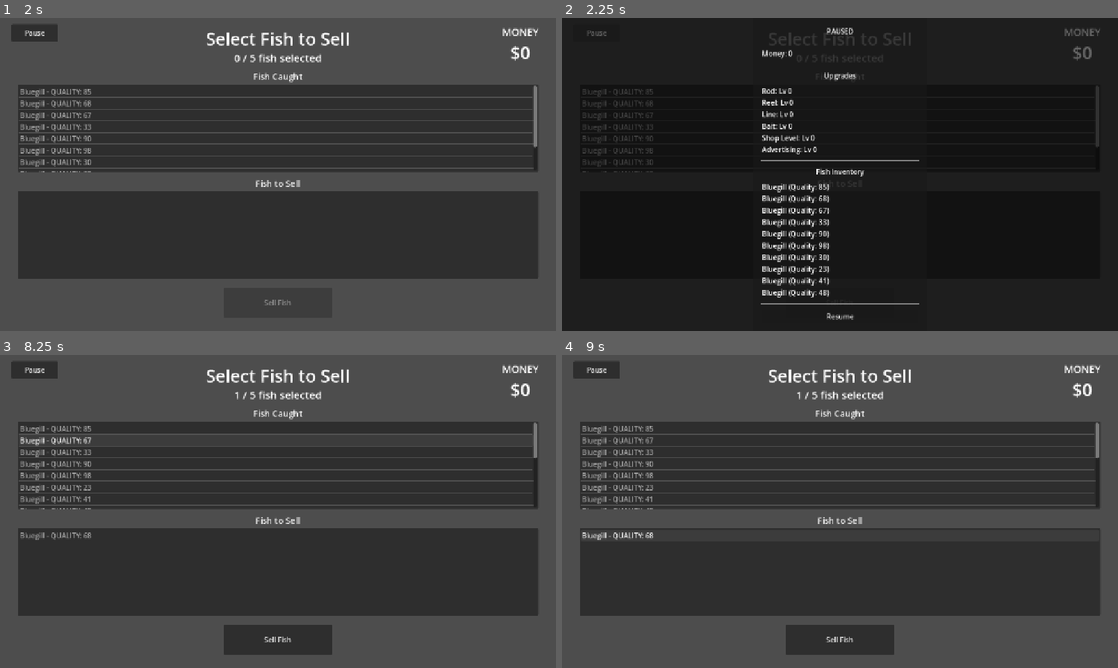
Above: before the commit, frames 1-4 (two rows, left to right).
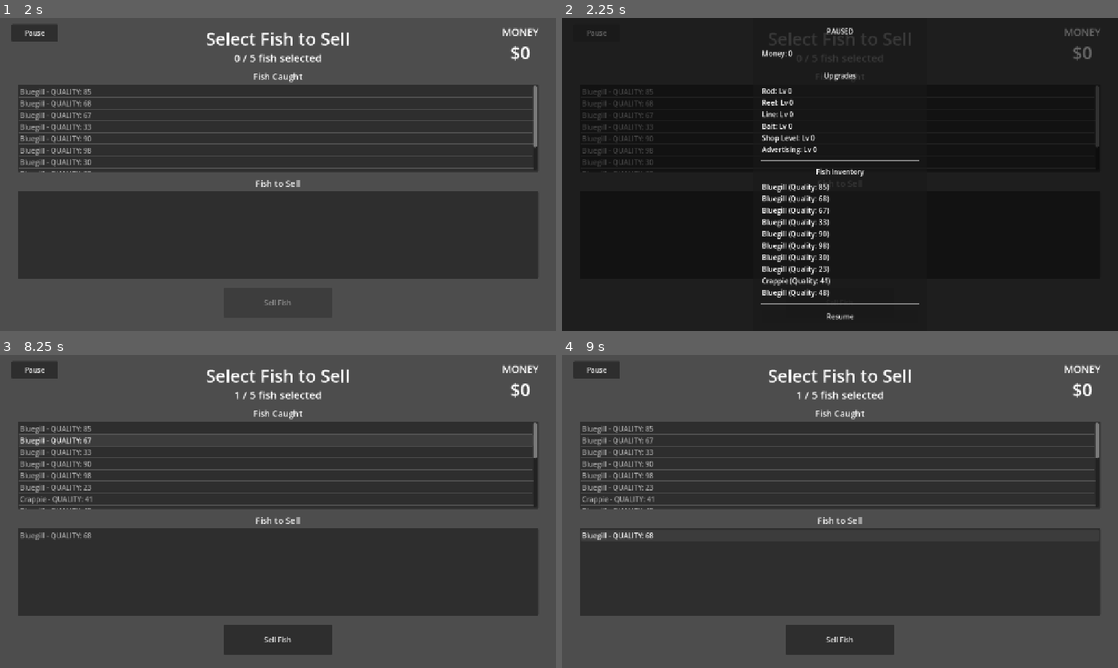
Above: after the commit, the same moments.

Repository: V-Mirea/comfy-summer-fishing-game
Game: Godot game, scene res://assets/game/game.tscn
The game is run twice, just before and just after one commit, with the same random seed, the same clock (stepped at 60 frames per second) and the same inputs. The engine's default icon, where the game draws it, is replaced by a stand-in: a white triangle on a blue panel in a dark square.
Inputs (mouse positions are in pixels of both pictures, inside the frame that each line leads up to):
- Up to frame 1 (2 s): click "play" at 0.5 s; click "NEXT SCREEN" at 1.25 s
- Up to frame 2 (2.25 s): click "Pause" at 2 s
- Up to frame 3 (8.25 s): click "Resume" at 2.75 s; tap Enter at 3.5, 8 s; move the mouse to (400, 495) at 3.52 s; hold Right (ui_right) 3.53-4.25 s; click (400, 495) at 3.6 s; tap E (ui_select) at 3.77 s; click "Sell Fish" at 4.25 s; click "buy" at 5 s; click "fish" at 5.75 s; click "NEXT SCREEN" at 6.5 s; tap Space at 7.25 s; drag from (166, 527) to (250, 574) at 7.27 s; move the mouse to (333, 442) at 8.02 s; hold Right (ui_right) from 8.03 s (still down); click (333, 442) at 8.1 s
- Up to frame 4 (9 s): release Right (ui_right) at 8.75 s; tap Space at 8.75 s; drag from (812, 574) to (673, 464) at 8.77 s

Frame 1 is identical in both runs. In frame 2, 0.2% of the frame differs, in the area x 36-49%, y 82-86%; in frame 3, 0.2%; in frame 4, 0.2%.

Commit message:
added crappie species + rolling mechanic for random fish. also reworked the bubble spawning system

Diff:
--- a/assets/game/fishing_scene/bubble_manager/bubble_manager.gd
+++ b/assets/game/fishing_scene/bubble_manager/bubble_manager.gd
@@ -50,7 +50,7 @@
 		 #remove the await if we want to have an overall time schedule, but awaiting lets us define specific delays in between bubbles
 		 # therefore, if a player clisk a bubble early, te next one still shows up at a good defined delay
 		 # TODO: playtest required to see which one feels better
-		await _schedule_bubble(entry, offset)
+		_schedule_bubble(entry, offset)
 
 func _calculate_spawn_offset(steps: Array) -> Vector2:
 	if spawn_area == null:
--- a/assets/game/fishing_scene/fishing_manager.gd
+++ b/assets/game/fishing_scene/fishing_manager.gd
@@ -37,7 +37,7 @@
 	for i in 10:
 		var fish: Fish = Fish.new()
 		fish.quality = randi() % 100
-		fish.species = FishDatabase.get_random()
+		fish.species = FishDatabase.get_random(PlayerManager.get_upgrade_level(Upgrade.UpgradeType.ROD))
 		PlayerManager.add_fish(fish)
 	###
 
@@ -67,7 +67,8 @@
 	if randf() >= PlayerManager.get_fishing_roll_chance():
 		return  # no fish this roll
 
-	var species: FishSpecies = FishDatabase.get_random() #TODO calc this in player manager too
+	var rod_level: int = PlayerManager.get_upgrade_level(Upgrade.UpgradeType.ROD)
+	var species: FishSpecies = FishDatabase.get_random(rod_level)
 	if species == null:
 		push_error("No fish species available, shouldn't be possible")
 		return
--- a/assets/game/shared/fish/species/bluegill.tres
+++ b/assets/game/shared/fish/species/bluegill.tres
@@ -4,26 +4,50 @@
 [ext_resource type="Script" uid="uid://cn0vq1ud73bn5" path="res://assets/game/shared/fish/bubble_step.gd" id="1_vwouw"]
 [ext_resource type="Texture2D" uid="uid://cnsiewo17a4h8" path="res://assets/game/shared/fish/species/bluegill_sheet.png" id="3_sheet"]
 
-[sub_resource type="Resource" id="Resource_bbkmv"]
+[sub_resource type="Resource" id="Resource_jq5wp"]
 script = ExtResource("1_vwouw")
 metadata/_custom_type_script = "uid://cn0vq1ud73bn5"
 
-[sub_resource type="Resource" id="Resource_ur8m7"]
+[sub_resource type="Resource" id="Resource_k2kx8"]
 script = ExtResource("1_vwouw")
-position = Vector2(100, 0)
-delay = 1.0
+position = Vector2(50, 100)
+delay = 0.5
 metadata/_custom_type_script = "uid://cn0vq1ud73bn5"
 
-[sub_resource type="Resource" id="Resource_5gfxi"]
+[sub_resource type="Resource" id="Resource_jmhpe"]
 script = ExtResource("1_vwouw")
-position = Vector2(200, 0)
-delay = 1.0
+position = Vector2(100, -100)
+delay = 2.0
 metadata/_custom_type_script = "uid://cn0vq1ud73bn5"
 
-[sub_resource type="Resource" id="Resource_xx5dn"]
+[sub_resource type="Resource" id="Resource_kcmsm"]
 script = ExtResource("1_vwouw")
-position = Vector2(300, 0)
-delay = 1.0
+position = Vector2(150, 100)
+delay = 2.5
+metadata/_custom_type_script = "uid://cn0vq1ud73bn5"
+
+[sub_resource type="Resource" id="Resource_yr2f2"]
+script = ExtResource("1_vwouw")
+position = Vector2(200, -100)
+delay = 4.0
+metadata/_custom_type_script = "uid://cn0vq1ud73bn5"
+
+[sub_resource type="Resource" id="Resource_vqqeq"]
+script = ExtResource("1_vwouw")
+position = Vector2(250, 100)
+delay = 4.5
+metadata/_custom_type_script = "uid://cn0vq1ud73bn5"
+
+[sub_resource type="Resource" id="Resource_0thrx"]
+script = ExtResource("1_vwouw")
+position = Vector2(300, -100)
+delay = 6.0
+metadata/_custom_type_script = "uid://cn0vq1ud73bn5"
+
+[sub_resource type="Resource" id="Resource_he3mg"]
+script = ExtResource("1_vwouw")
+position = Vector2(350, 100)
+delay = 6.5
 metadata/_custom_type_script = "uid://cn0vq1ud73bn5"
 
 [resource]
@@ -32,5 +56,6 @@
 description = "Small but mighty, always biting when nothing else will."
 base_price = 50
 sprite_sheet = ExtResource("3_sheet")
-bubble_lifetime = 0.5
-pattern = Array[ExtResource("1_vwouw")]([SubResource("Resource_bbkmv"), SubResource("Resource_ur8m7"), SubResource("Resource_5gfxi"), SubResource("Resource_xx5dn")])
+bubble_lifetime = 2.0
+pattern = Array[ExtResource("1_vwouw")]([SubResource("Resource_jq5wp"), SubResource("Resource_k2kx8"), SubResource("Resource_jmhpe"), SubResource("Resource_kcmsm"), SubResource("Resource_yr2f2"), SubResource("Resource_vqqeq"), SubResource("Resource_0thrx"), SubResource("Resource_he3mg")])
+catch_weight = 7
--- /dev/null
+++ b/assets/game/shared/fish/species/crappie.tres
@@ -0,0 +1,60 @@
+[gd_resource type="Resource" script_class="FishSpecies" format=3 uid="uid://dvj1i78atnlne"]
+
+[ext_resource type="Script" uid="uid://cn0vq1ud73bn5" path="res://assets/game/shared/fish/bubble_step.gd" id="1_ldgvn"]
+[ext_resource type="Script" uid="uid://b3q7jrdgu3akv" path="res://assets/game/shared/fish/species/fish_species.gd" id="2_81gbo"]
+[ext_resource type="Texture2D" uid="uid://cnsiewo17a4h8" path="res://assets/game/shared/fish/species/bluegill_sheet.png" id="3_lsq4e"]
+
+[sub_resource type="Resource" id="Resource_ldgvn"]
+script = ExtResource("1_ldgvn")
+metadata/_custom_type_script = "uid://cn0vq1ud73bn5"
+
+[sub_resource type="Resource" id="Resource_81gbo"]
+script = ExtResource("1_ldgvn")
+position = Vector2(60, 10)
+delay = 0.5
+metadata/_custom_type_script = "uid://cn0vq1ud73bn5"
+
+[sub_resource type="Resource" id="Resource_lsq4e"]
+script = ExtResource("1_ldgvn")
+position = Vector2(120, 20)
+delay = 1.0
+metadata/_custom_type_script = "uid://cn0vq1ud73bn5"
+
+[sub_resource type="Resource" id="Resource_gfevr"]
+script = ExtResource("1_ldgvn")
+position = Vector2(180, 30)
+delay = 1.5
+metadata/_custom_type_script = "uid://cn0vq1ud73bn5"
+
+[sub_resource type="Resource" id="Resource_1ho5u"]
+script = ExtResource("1_ldgvn")
+position = Vector2(300, 100)
+delay = 3.0
+metadata/_custom_type_script = "uid://cn0vq1ud73bn5"
+
+[sub_resource type="Resource" id="Resource_wde6l"]
+script = ExtResource("1_ldgvn")
+position = Vector2(400, 200)
+delay = 3.5
+metadata/_custom_type_script = "uid://cn0vq1ud73bn5"
+
+[sub_resource type="Resource" id="Resource_6f35w"]
+script = ExtResource("1_ldgvn")
+position = Vector2(480, 250)
+delay = 5.0
+metadata/_custom_type_script = "uid://cn0vq1ud73bn5"
+
+[sub_resource type="Resource" id="Resource_px8iq"]
+script = ExtResource("1_ldgvn")
+position = Vector2(560, 300)
+delay = 5.5
+metadata/_custom_type_script = "uid://cn0vq1ud73bn5"
+
+[resource]
+script = ExtResource("2_81gbo")
+display_name = "Crappie"
+base_price = 75
+sprite_sheet = ExtResource("3_lsq4e")
+bubble_lifetime = 2.0
+pattern = Array[ExtResource("1_ldgvn")]([SubResource("Resource_ldgvn"), SubResource("Resource_81gbo"), SubResource("Resource_lsq4e"), SubResource("Resource_gfevr"), SubResource("Resource_1ho5u"), SubResource("Resource_wde6l"), SubResource("Resource_6f35w"), SubResource("Resource_px8iq")])
+catch_weight = 3
--- a/assets/game/shared/fish/species/fish_species.gd
+++ b/assets/game/shared/fish/species/fish_species.gd
@@ -9,3 +9,5 @@
 @export var sprite_sheet: Texture2D
 @export var bubble_lifetime: float = 1.0
 @export var pattern: Array[BubbleStep] = []
+@export var minimum_rod_level = 0
+@export var catch_weight = 0
--- a/assets/global/fish_database/fish_database.gd
+++ b/assets/global/fish_database/fish_database.gd
@@ -3,8 +3,32 @@
 # assigned in the inspector on the FishDatabase autoload scene.
 @export var species: Array[FishSpecies] = []
 
-func get_random() -> FishSpecies:
+func get_random(rod_level: int) -> FishSpecies:
 	if species.is_empty():
 		push_error("no species configured, should never get here.")
 		return null
-	return species.pick_random()
+
+	var eligible: Array[FishSpecies] = []
+	for s in species:
+		if s.minimum_rod_level <= rod_level:
+			eligible.append(s)
+
+	if eligible.is_empty():
+		#shouuldn't happen, but will fallback to bluegill
+		return species[0]
+
+	var total_weight: int = 0
+	for s in eligible:
+		total_weight += s.catch_weight
+
+	if total_weight == 0:
+		return eligible.pick_random()
+
+	var roll: int = randi() % total_weight
+	var cumulative: int = 0
+	for s in eligible:
+		cumulative += s.catch_weight
+		if roll < cumulative:
+			return s
+
+	return eligible.back()
--- a/assets/global/fish_database/fish_database.tscn
+++ b/assets/global/fish_database/fish_database.tscn
@@ -2,7 +2,65 @@
 
 [ext_resource type="Script" uid="uid://7l1frtj6cy3f" path="res://assets/global/fish_database/fish_database.gd" id="1_db"]
 [ext_resource type="Resource" uid="uid://bpr8dtl6yu4xj" path="res://assets/game/shared/fish/species/bluegill.tres" id="2_bluegill"]
+[ext_resource type="Script" uid="uid://b3q7jrdgu3akv" path="res://assets/game/shared/fish/species/fish_species.gd" id="2_species"]
+[ext_resource type="Script" uid="uid://cn0vq1ud73bn5" path="res://assets/game/shared/fish/bubble_step.gd" id="3_ppmxa"]
+[ext_resource type="Texture2D" uid="uid://cnsiewo17a4h8" path="res://assets/game/shared/fish/species/bluegill_sheet.png" id="5_j34ii"]
+
+[sub_resource type="Resource" id="Resource_ldgvn"]
+script = ExtResource("3_ppmxa")
+metadata/_custom_type_script = "uid://cn0vq1ud73bn5"
+
+[sub_resource type="Resource" id="Resource_81gbo"]
+script = ExtResource("3_ppmxa")
+position = Vector2(60, 10)
+delay = 0.5
+metadata/_custom_type_script = "uid://cn0vq1ud73bn5"
+
+[sub_resource type="Resource" id="Resource_lsq4e"]
+script = ExtResource("3_ppmxa")
+position = Vector2(120, 20)
+delay = 1.0
+metadata/_custom_type_script = "uid://cn0vq1ud73bn5"
+
+[sub_resource type="Resource" id="Resource_gfevr"]
+script = ExtResource("3_ppmxa")
+position = Vector2(180, 30)
+delay = 1.5
+metadata/_custom_type_script = "uid://cn0vq1ud73bn5"
+
+[sub_resource type="Resource" id="Resource_1ho5u"]
+script = ExtResource("3_ppmxa")
+position = Vector2(300, 100)
+delay = 3.0
+metadata/_custom_type_script = "uid://cn0vq1ud73bn5"
+
+[sub_resource type="Resource" id="Resource_wde6l"]
+script = ExtResource("3_ppmxa")
+position = Vector2(400, 200)
+delay = 3.5
+metadata/_custom_type_script = "uid://cn0vq1ud73bn5"
+
+[sub_resource type="Resource" id="Resource_6f35w"]
+script = ExtResource("3_ppmxa")
+position = Vector2(480, 250)
+delay = 5.0
+metadata/_custom_type_script = "uid://cn0vq1ud73bn5"
+
+[sub_resource type="Resource" id="Resource_px8iq"]
+script = ExtResource("3_ppmxa")
+position = Vector2(560, 300)
+delay = 5.5
+metadata/_custom_type_script = "uid://cn0vq1ud73bn5"
+
+[sub_resource type="Resource" id="Resource_f287b"]
+script = ExtResource("2_species")
+display_name = "Crappie"
+base_price = 75
+sprite_sheet = ExtResource("5_j34ii")
+bubble_lifetime = 2.0
+pattern = Array[ExtResource("3_ppmxa")]([SubResource("Resource_ldgvn"), SubResource("Resource_81gbo"), SubResource("Resource_lsq4e"), SubResource("Resource_gfevr"), SubResource("Resource_1ho5u"), SubResource("Resource_wde6l"), SubResource("Resource_6f35w"), SubResource("Resource_px8iq")])
+catch_weight = 3
 
 [node name="FishDatabase" type="Node" unique_id=1702441677]
 script = ExtResource("1_db")
-species = Array[Resource]([ExtResource("2_bluegill")])
+species = Array[ExtResource("2_species")]([ExtResource("2_bluegill"), SubResource("Resource_f287b")])
